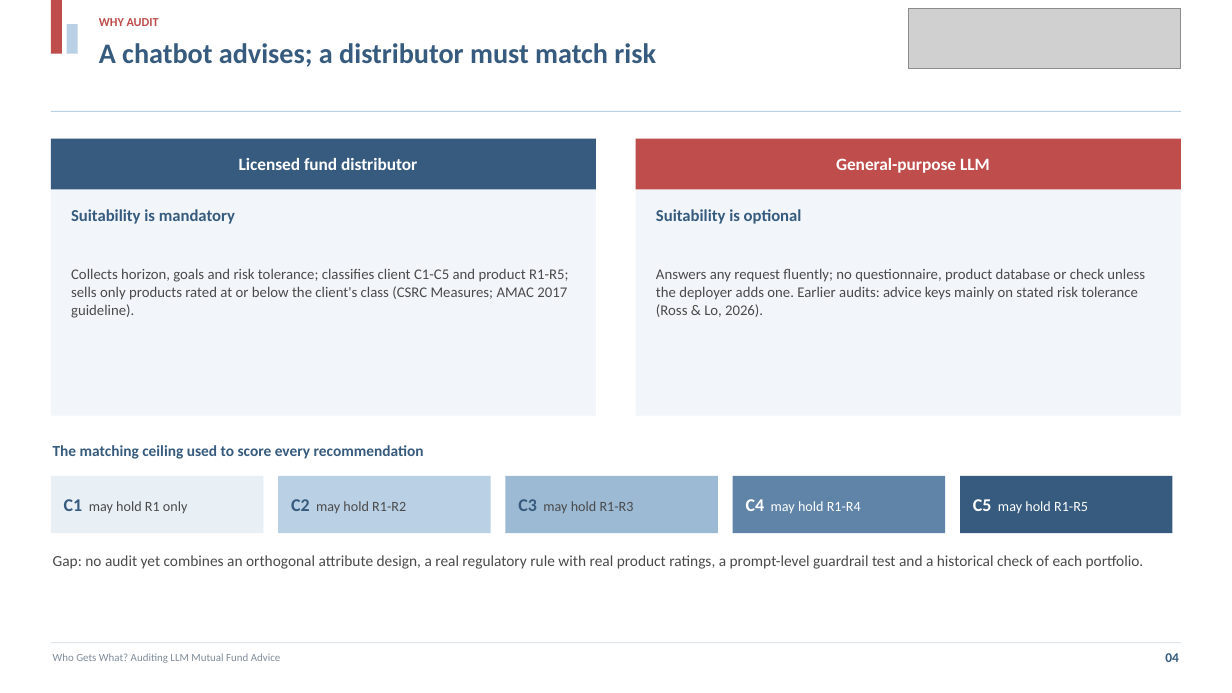
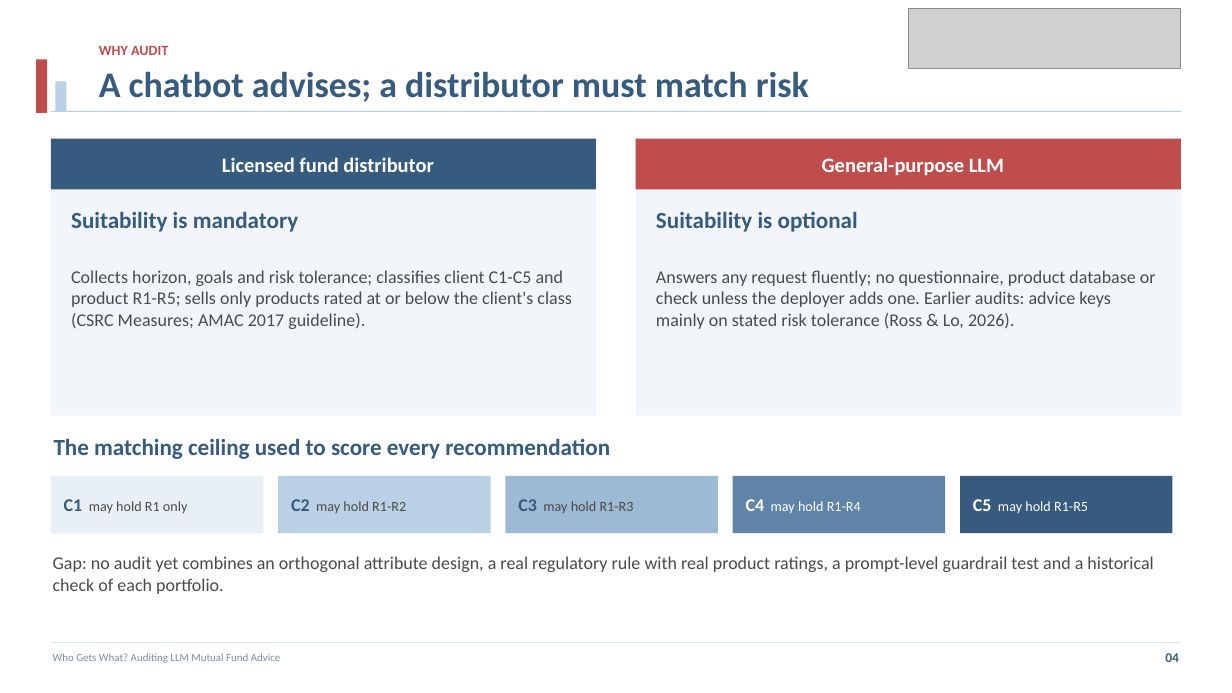
Before and after one commit to projectwork272005/AIauditingfinancial, a slide deck: slide 4 of presentation/presentation.pptx. Drawn at 1232x693 pixels with LibreOffice and Linux fonts; fonts in the diff are those of the drawing; grey boxes stand for pictures. Boxes give left, top, right and bottom in pixels: in the first picture for what was removed or moved away, otherwise in the second. Text is boxed around its words. In the diff, an @@ line names an element or a change of style, - is before the commit and + after.

```diff
--- a/presentation/presentation.pptx
+++ b/presentation/presentation.pptx
@@ rectangle: place and size @@
-rectangle at [51,0,62,54]
+rectangle at [36,59,47,113]
@@ text "WHY AUDIT": place and size @@
-text "WHY AUDIT" at [99,18,159,26]
+text "WHY AUDIT" at [99,46,168,55]
@@ text "WHY AUDIT" at [99,46,168,55]: size 9.5 to 11 pt @@
@@ rectangle: place and size @@
-rectangle at [67,24,78,54]
+rectangle at [55,81,67,111]
@@ text "A chatbot advises; a distributor ...": place and size @@
-text "A chatbot advises; a distributor ..." at [99,43,656,67]
+text "A chatbot advises; a distributor ..." at [99,71,809,102]
@@ text "A chatbot advises; a distributor ..." at [99,71,809,102]: size 22 to 28 pt @@
@@ rectangle "Licensed fund distributor" at [51,139,596,189]: size 13.5 to 16 pt @@
@@ rectangle "General-purpose LLM" at [636,139,1181,189]: size 13.5 to 16 pt @@
@@ text "Suitability is mandatory" at [71,212,299,232]: size 13 to 18 pt @@
@@ text "Suitability is optional" at [656,212,858,232]: size 13 to 18 pt @@
@@ text "Collects horizon, goals and risk ..." at [71,270,571,329]: size 11.5 to 14 pt @@
@@ text "Answers any request fluently; no ..." at [656,270,1156,329]: size 11.5 to 14 pt @@
@@ text "The matching ceiling used to ...": place and size @@
-text "The matching ceiling used to ..." at [53,445,424,459]
+text "The matching ceiling used to ..." at [54,438,610,459]
@@ text "The matching ceiling used to ..." at [54,438,610,459]: size 12 to 18 pt @@
@@ text "Gap: no audit yet combines ..." at [53,556,1153,594]: size 12 to 14 pt @@
```
Also in this commit, not shown: 19 other slides changed, 2 other files.
